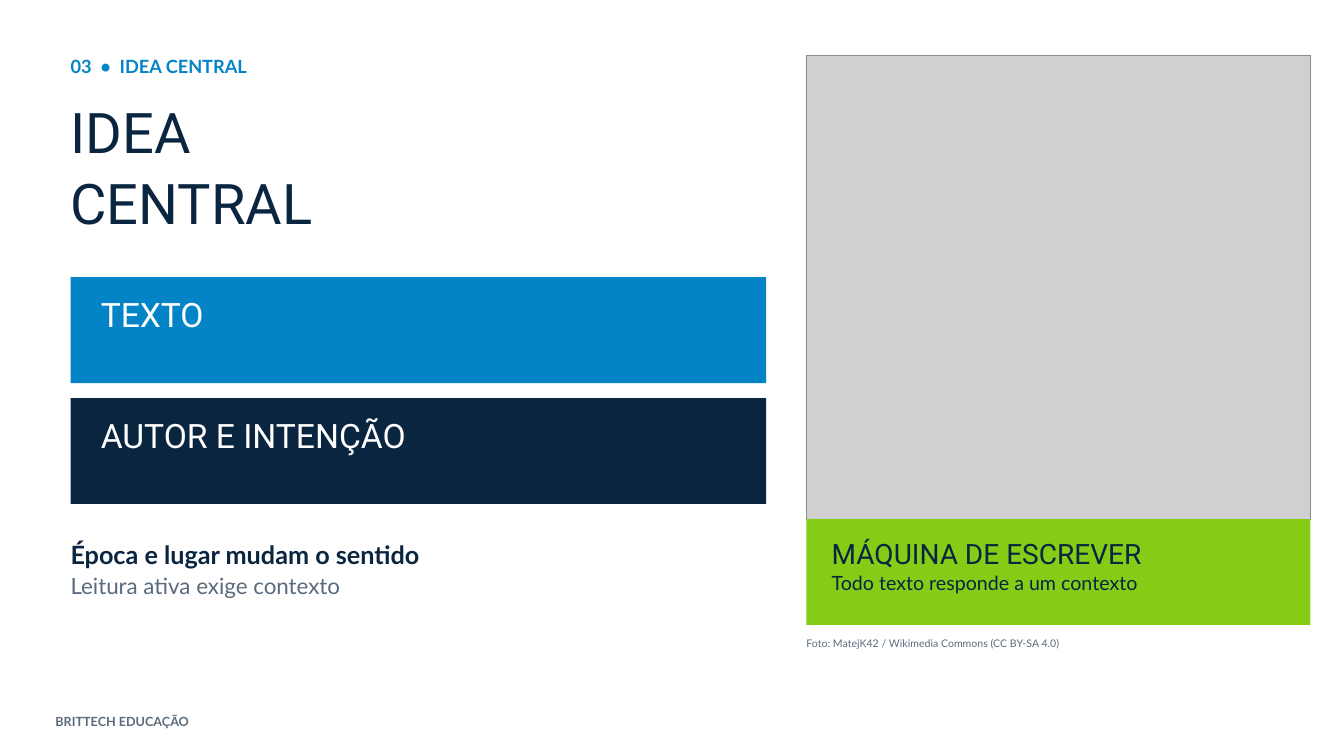
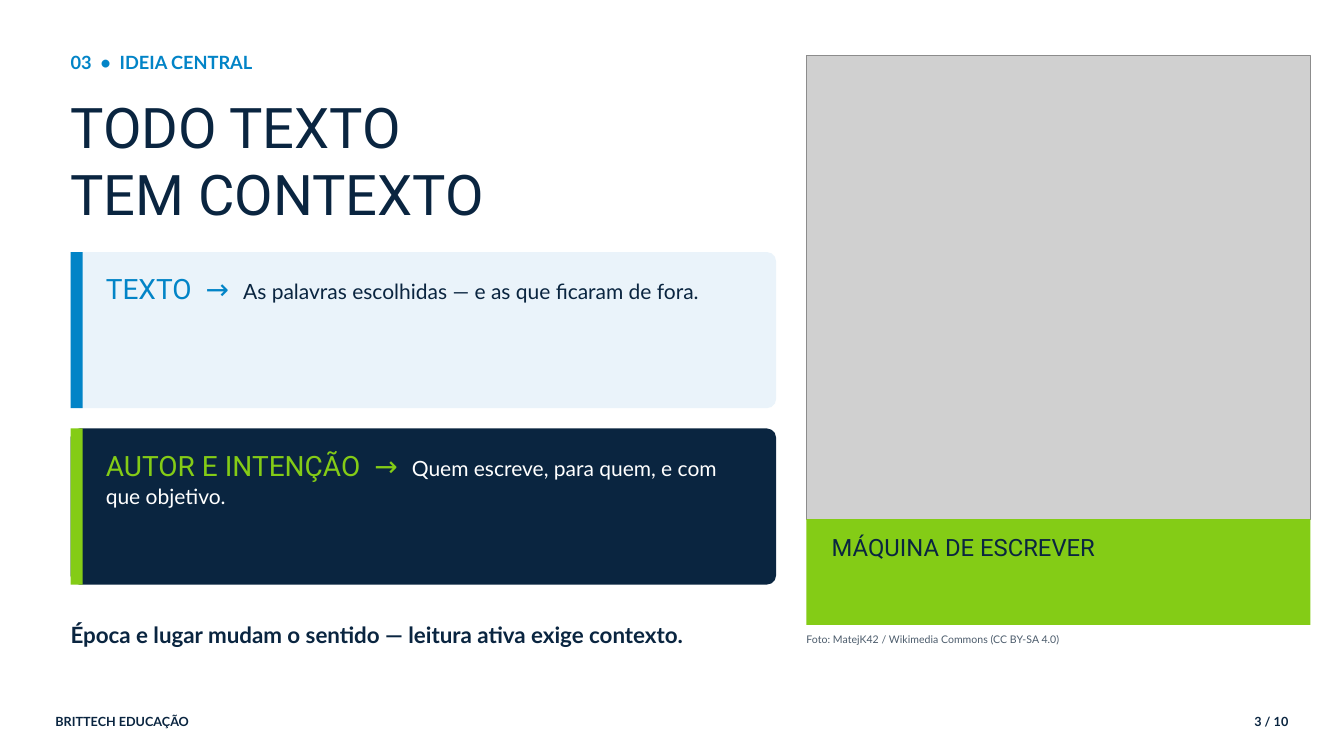
Before and after one commit to thiagollipe-web/brittech-educacao-aulas, a slide deck: slide 3 of ensino-medio/lingua-portuguesa-1serie-texto-contexto.pptx. Drawn at 1344x756 pixels with LibreOffice and Linux fonts; fonts in the diff are those of the drawing; grey boxes stand for pictures. Boxes give left, top, right and bottom in pixels: in the first picture for what was removed or moved away, otherwise in the second. Text is boxed around its words. In the diff, an @@ line names an element or a change of style, - is before the commit and + after.

```diff
--- a/ensino-medio/lingua-portuguesa-1serie-texto-contexto.pptx
+++ b/ensino-medio/lingua-portuguesa-1serie-texto-contexto.pptx
@@ text at bbox=[71, 55, 252, 69]: text changed @@
-03 • IDEA CENTRAL
+03 • IDEIA CENTRAL
@@ text removed at bbox=[71, 113, 313, 225] @@
-IDEA
-CENTRAL
@@ text added at bbox=[71, 107, 483, 216], 40 pt, text #0A2540 @@
+TODO TEXTO
+TEM CONTEXTO
@@ rounded rectangle added at bbox=[71, 252, 776, 408], fill #EAF3FA @@
@@ rectangle added at bbox=[71, 252, 83, 408], fill #0284C7 @@
@@ rectangle removed at bbox=[71, 277, 766, 383] @@
@@ text added at bbox=[106, 279, 699, 303], 15 pt, text #0A2540 @@
+TEXTO → As palavras escolhidas — e as que ficaram de fora.
@@ text removed at bbox=[101, 302, 204, 328] @@
-TEXTO
@@ rectangle removed at bbox=[71, 398, 766, 504] @@
@@ rounded rectangle added at bbox=[71, 429, 776, 585], fill #0A2540 @@
@@ rectangle added at bbox=[71, 429, 83, 585], fill #84CC16 @@
@@ text at bbox=[106, 451, 717, 508]: text changed; size 24 to 15 pt; font Roboto to Lato @@
-AUTOR E INTENÇÃO
+AUTOR E INTENÇÃO → Quem escreve, para quem, e com que objetivo.
@@ text "MÁQUINA DE ESCREVER" at bbox=[832, 534, 1095, 559]: size 20 to 17 pt; less space between paragraphs @@
@@ text at bbox=[832, 575, 1137, 594]: paragraph removed @@
-Todo texto responde a um contexto
@@ text at bbox=[71, 623, 683, 647]: text changed; text colour #5A6B7D to #0A2540; bold on @@
-Época e lugar mudam o sentido
-Leitura ativa exige contexto
+Época e lugar mudam o sentido — leitura ativa exige contexto.
@@ text "Foto: MatejK42 / Wikimedia Commons ..." at bbox=[806, 635, 1060, 645]: text colour #5A6B7D to #4B5B6B; line spacing 1 to 1.05; less space between paragraphs @@
@@ text "BRITTECH EDUCAÇÃO" at bbox=[55, 716, 189, 729]: text colour #5A6B7D to #0A2540; line spacing 1 to 1.05; less space between paragraphs @@
@@ text added at bbox=[1254, 716, 1289, 726], 9 pt, text #0A2540, bold @@
+3 / 10
```
Also in this commit, not shown: 2 other slides changed, 7 slides added, 5 slides removed, 4 other files.
